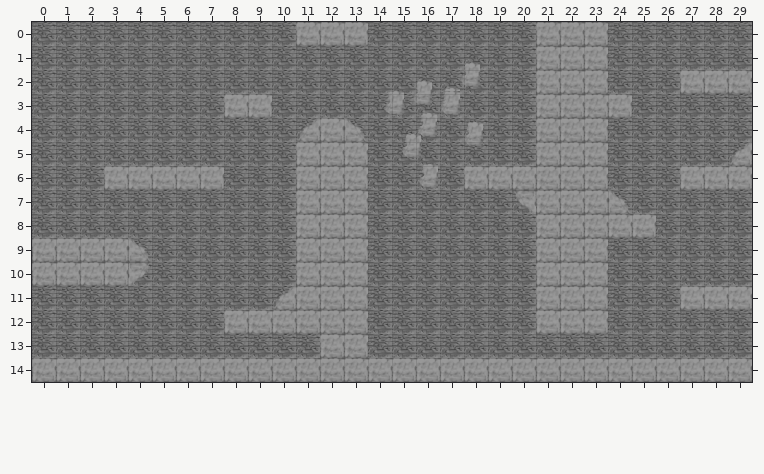
One commit to this Tiled map: LudumDare35/res/testLevel.tmx. Above is the file before it was changed.
Cells are 32x32 px. Shown: x 0..29, y 0..14.
And afterwards:
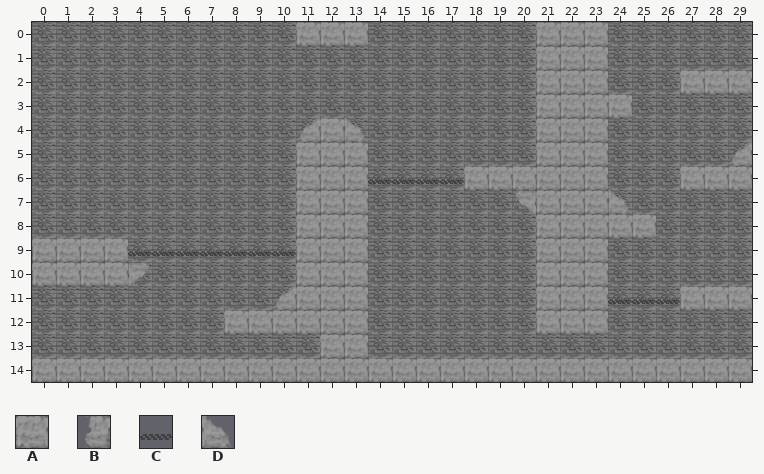
Key: from "Platforms": A 0, B 1, C 8, D 12.
_ is an empty cell.
Objects are placed by their top-left corner, in cells (3,4 is the top-left corner of cell 3,4); size is 1x1 cell unless given.
The edit:
Layer "Platform":
y 3: x 8..9 AA -> __
y 6: x 3..7 AAAAA -> _____; x 14..17 ____ -> CCCC
y 9: x 4..10 D______ -> CCCCCCC
y 11: x 24..26 ___ -> CCC
Layer "Objects" (removed):
removed: B at 17.7,1.7
removed: B at 15.7,2.5
removed: B at 16.8,2.8
removed: B at 16.8,2.9
removed: B at 14.5,2.9
removed: B at 15.9,3.8
removed: B at 17.8,4.2
removed: B at 15.2,4.7
removed: B at 15.9,5.9
